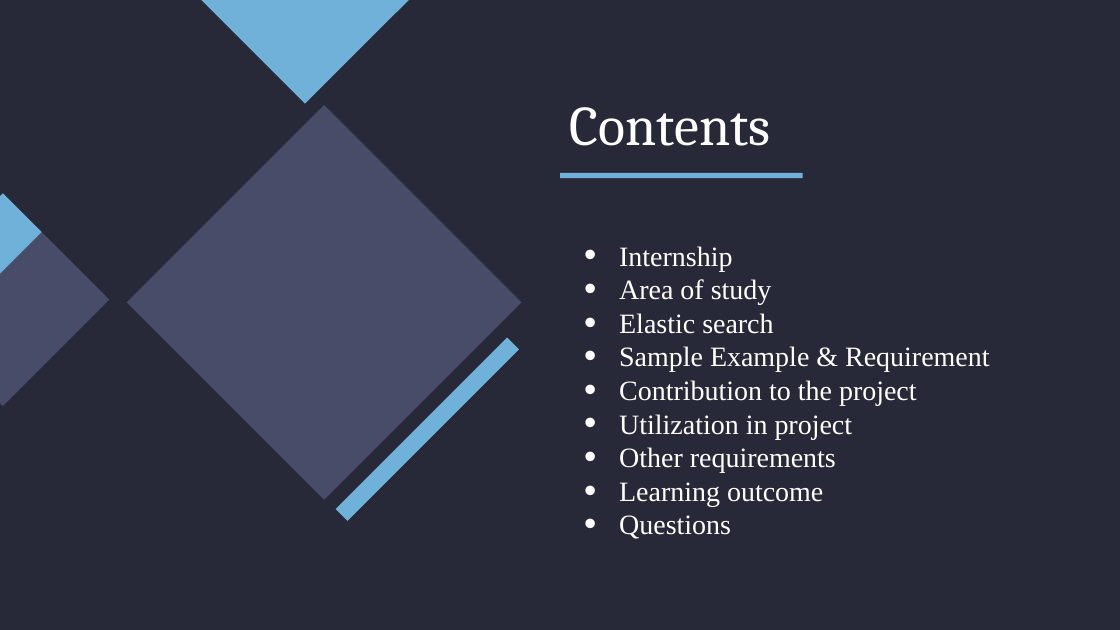
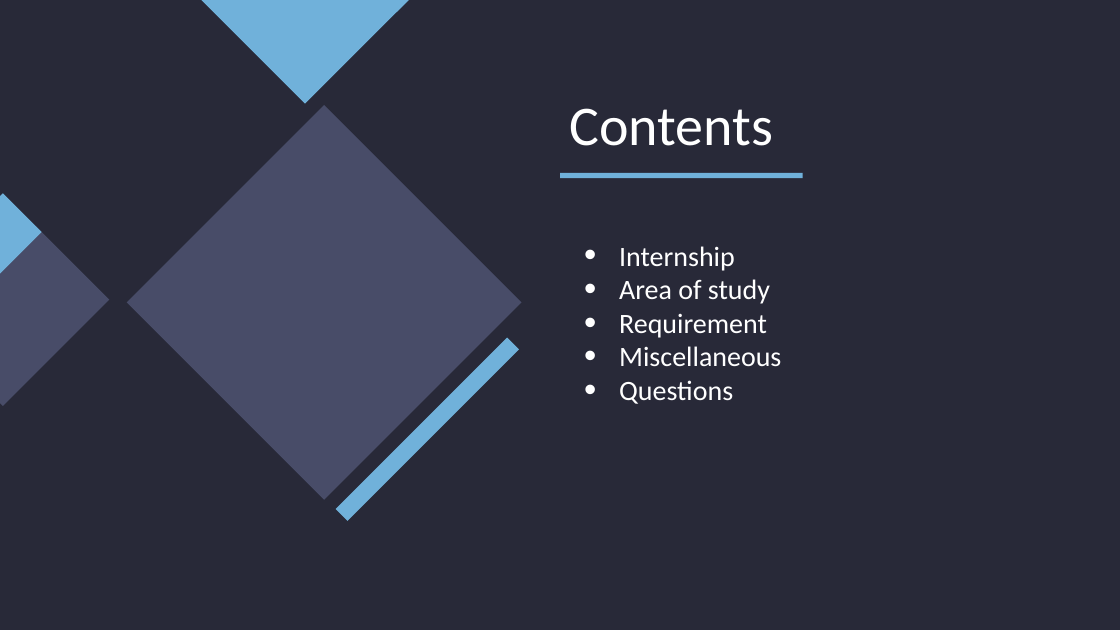
Before and after one commit to mehar-srinivas-chowdari/git-learning, a slide deck: slide 2 of Internship.pptx. Drawn at 1120x630 pixels with LibreOffice and Linux fonts; fonts in the diff are those of the drawing. Boxes give left, top, right and bottom in pixels: in the first picture for what was removed or moved away, otherwise in the second. Text is boxed around its words. In the diff, an @@ line names an element or a change of style, - is before the commit and + after.

```diff
--- a/Internship.pptx
+++ b/Internship.pptx
@@ title "Contents" at (569,108,773,146): font Cambria to Calibri @@
@@ text at (619,246,770,404): font Times New Roman to Calibri in "Internship", "Area of study", "Questions" @@
@@ text at (619,314,781,366): text changed; font Times New Roman to Calibri @@
-• Elastic search
-• Sample Example & Requirement
-• Contribution to the project
-• Utilization in project
-• Other requirements
-• Learning outcome
+• Requirement
+• Miscellaneous
```
Also in this commit, not shown: 10 other slides changed.
